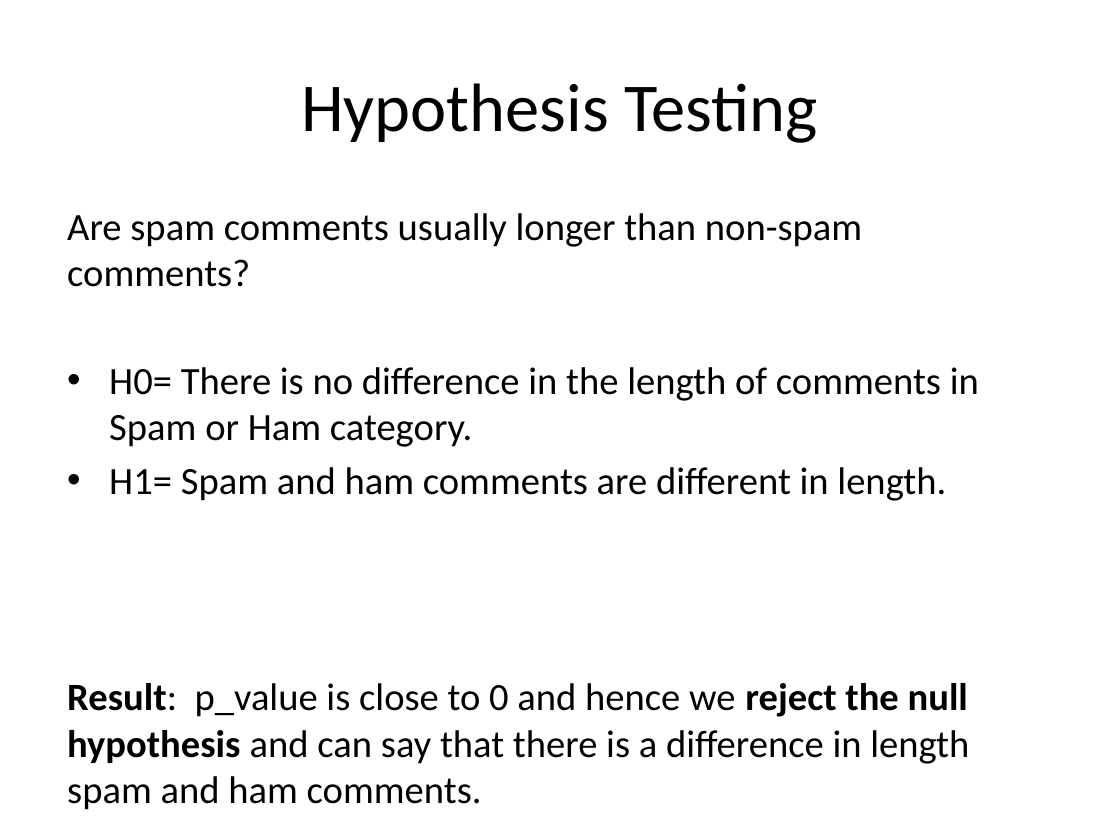
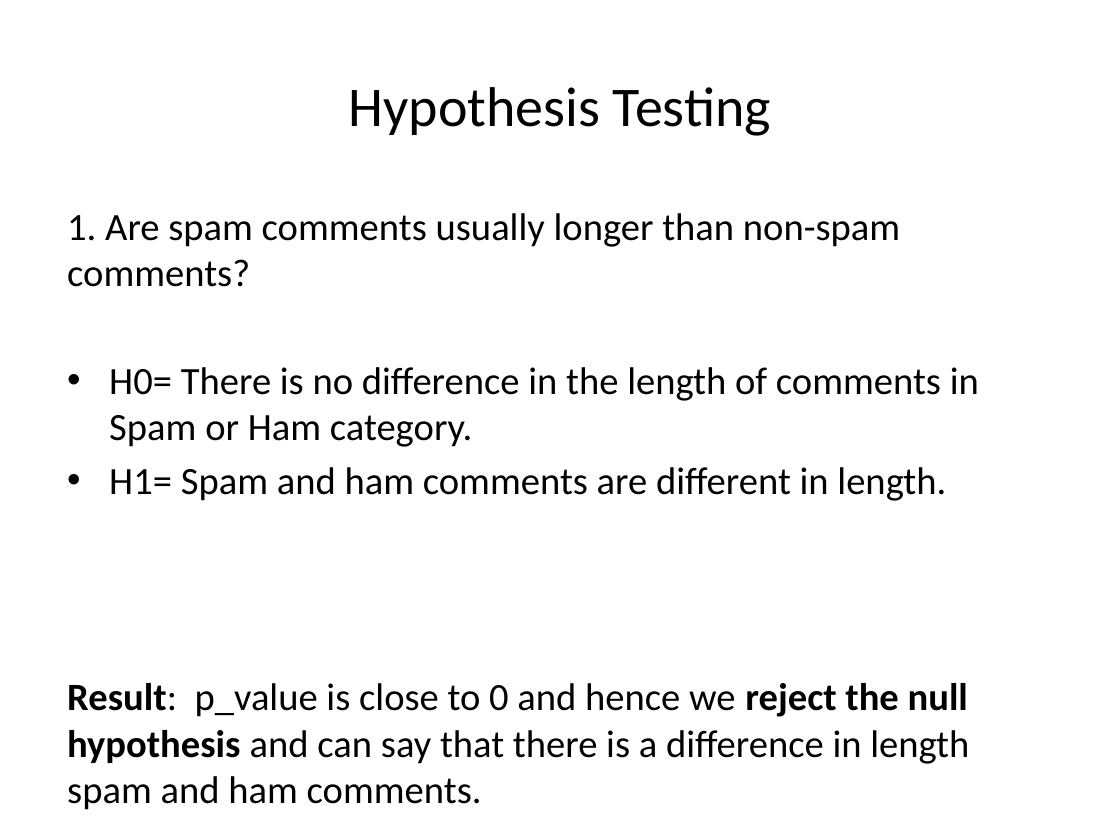
Before and after one commit to Preeti24/Youtube-comments, a slide deck: slide 9 of SlideDeck.pptx. Drawn at 1120x840 pixels with LibreOffice and Linux fonts; fonts in the diff are those of the drawing. Boxes give left, top, right and bottom in pixels: in the first picture for what was removed or moved away, otherwise in the second. Text is boxed around its words. In the diff, an @@ line names an element or a change of style, - is before the commit and + after.

```diff
--- a/SlideDeck.pptx
+++ b/SlideDeck.pptx
@@ title "Hypothesis Testing" at (348, 87, 771, 136): size 44 to 36 pt @@
@@ text at (67, 213, 900, 287): text changed @@
-Are spam comments usually longer than non-spam comments?
+1. Are spam comments usually longer than non-spam comments?
```
Also in this commit, not shown: 9 other slides changed.
